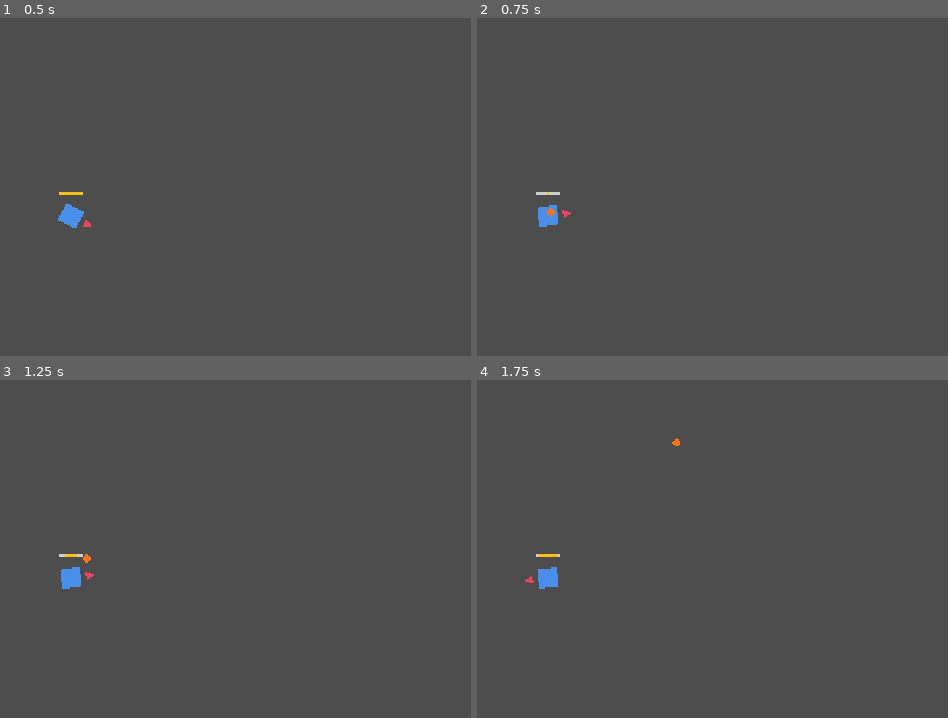
Above: before the commit, frames 1-4 (two rows, left to right).
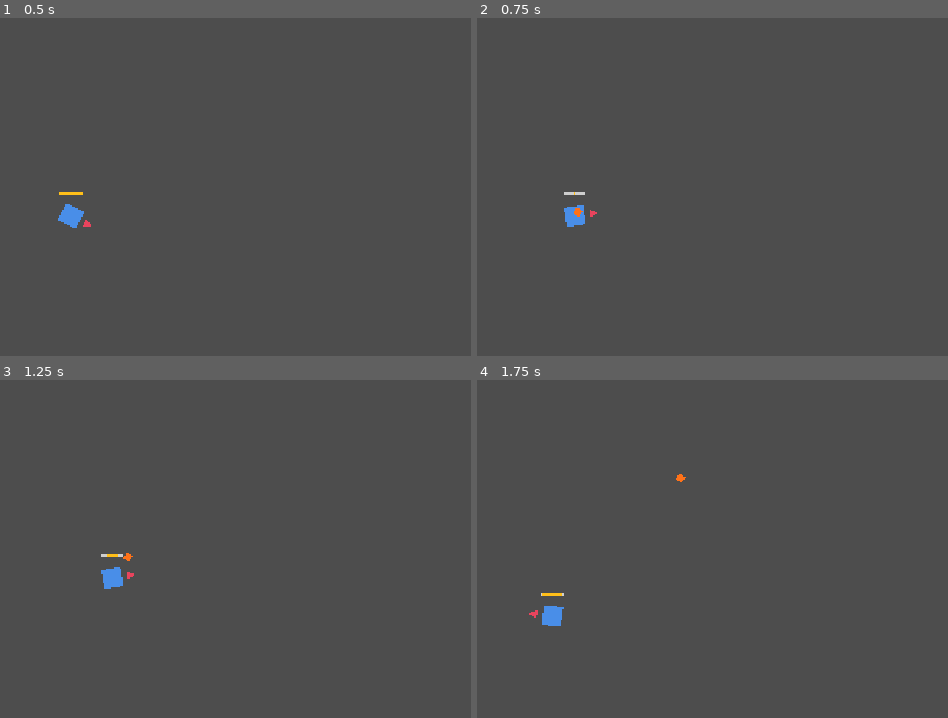
Above: after the commit, the same moments.

Repository: BestestGameStudio/gangU
Game: Godot game, scene res://scenes/main.tscn
The game is run twice, just before and just after one commit, with the same random seed, the same clock (stepped at 60 frames per second) and the same inputs.
Inputs (mouse positions are in pixels of both pictures, inside the frame that each line leads up to):
- Up to frame 1 (0.5 s): no input
- Up to frame 2 (0.75 s): tap Enter at 0.5 s; move the mouse to (721, 193) at 0.52 s; hold D (move_right) from 0.53 s (still down); tap Space (cast) at 0.6 s
- Up to frame 3 (1.25 s): keep holding D (move_right)
- Up to frame 4 (1.75 s): tap Space (cast) at 1.25, 1.35 s; move the mouse to (outside the picture) at 1.27 s; release D (move_right) at 1.28 s; hold S (move_down) from 1.28 s (still down)

Frame 1 is identical in both runs. In frame 2, 0.6% of the frame differs, in the area x 12-26%, y 51-62%; in frame 3, 0.7%; in frame 4, 0.7%, in the area x 10-45%, y 17-73%.

Commit message:
Smooth the follow camera: trail and catch up instead of hard lock (#21)
Frame-rate independent exponential smoothing in FollowCamera._process
(follow_speed export, default 5.0/s). Keeps the initial snap on ready so
the first frame stays framed. Script-only change: no main.tscn edits.

Diff:
--- a/scripts/camera_follow.gd
+++ b/scripts/camera_follow.gd
@@ -1,11 +1,15 @@
 extends Camera2D
 class_name FollowCamera
-## Follow camera: keeps the player in view (user-reported usability fix -
-## the player could previously walk out of the fixed viewport).
+## Follow camera: keeps the player in view with a smoothed follow - the
+## camera trails the player and catches up instead of staying hard-locked
+## (#21, requested by Daniel). Snap only on ready so the first frame is
+## framed correctly.
 ## Lives in main.tscn (not player.tscn) to stay independent of the spell
 ## system's player.tscn changes (#3) and future scene-flow work (#7/#9).
 
 @export var target_path: NodePath = ^"../Player"
+## Follow stiffness in 1/seconds. Higher = snappier, lower = looser trail.
+@export var follow_speed: float = 5.0
 
 @onready var target: Node2D = get_node_or_null(target_path)
 
@@ -14,6 +18,8 @@
 	if target:
 		global_position = target.global_position
 
-func _process(_delta: float) -> void:
+func _process(delta: float) -> void:
 	if target:
-		global_position = target.global_position
+		# Frame-rate independent exponential smoothing toward the target.
+		var weight := 1.0 - exp(-follow_speed * delta)
+		global_position = global_position.lerp(target.global_position, weight)
